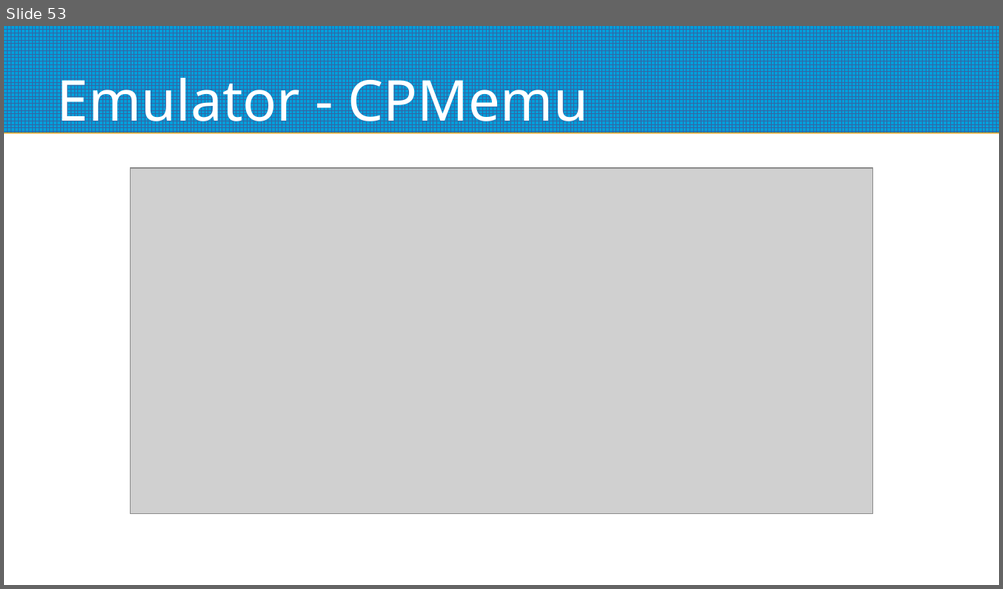
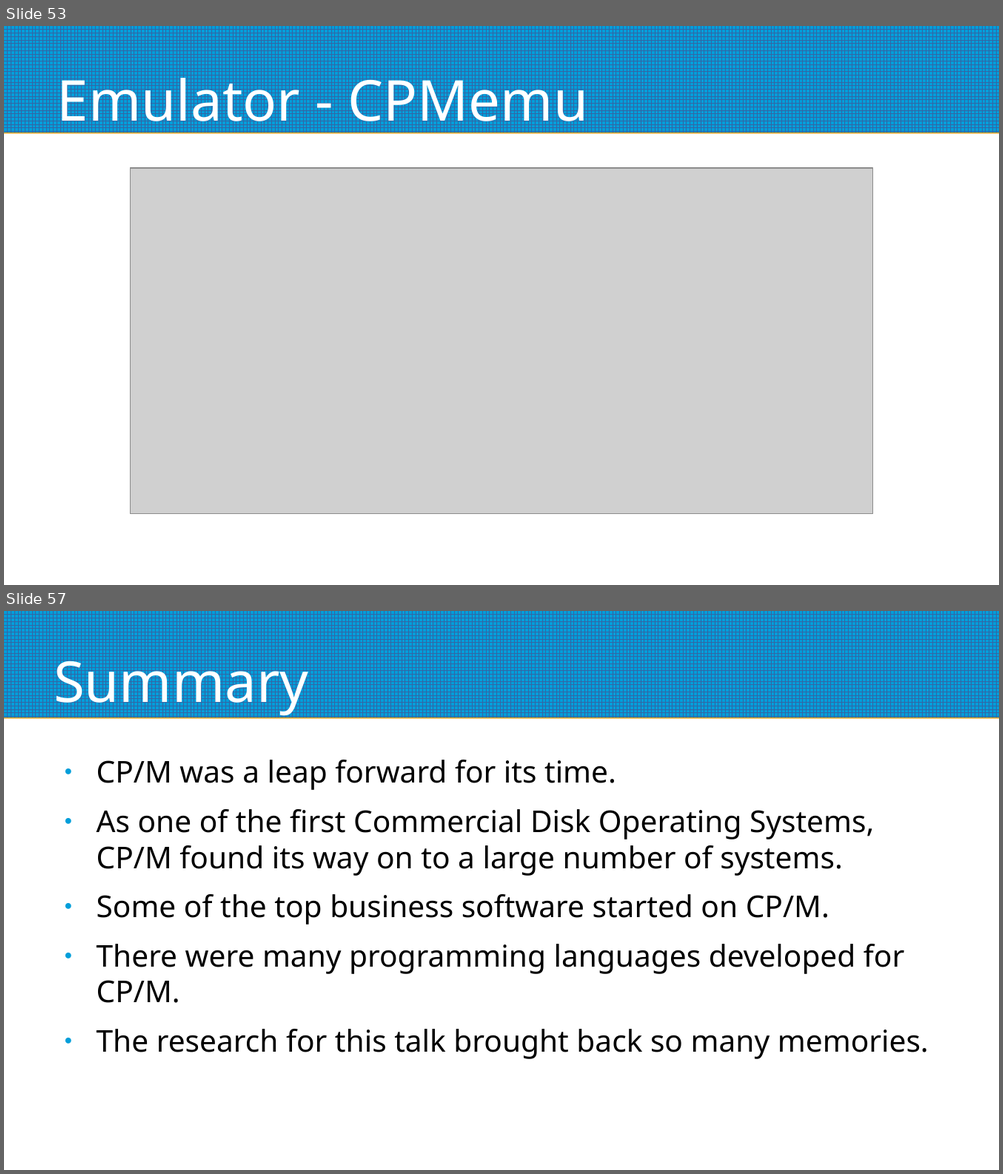
Before and after one commit to mggates39/Programming-With-CPM, a slide deck: CPM_Programming_Slides.odp. Shown one above the other, each under a label of ours: slide 53 before the commit, slides 53 and 57 after it; the slides between them are not shown. The pictures are 1003x589 and 1003x1174 pixels, drawn with LibreOffice and Linux fonts; fonts in the diff are those of the drawing; grey boxes stand for pictures. Boxes give left, top, right and bottom in pixels: in the first picture for what was removed or moved away, otherwise in the second. Text is boxed around its words. In the diff, an @@ line names an element or a change of style, - is before the commit and + after.

```diff
--- a/CPM_Programming_Slides.odp
+++ b/CPM_Programming_Slides.odp
@@ slide 57 added at [4, 611, 999, 1170], background #FFFFFF; not listed: 1 template element that a slide beside it also shows @@
@@ title added at [54, 649, 309, 717], 45 pt, text #FFFFFF @@
+Summary
@@ text added at [96, 760, 928, 1059], 24 pt, text #000000 @@
+● CP/M was a leap forward for its time.
+● As one of the first Commercial Disk Operating Systems, CP/M found its way on to a large number of systems.
+● Some of the top business software started on CP/M.
+● There were many programming languages developed for CP/M.
+● The research for this talk brought back so many memories.
```
Also in this commit, not shown: 4 slides changed, 3 other slides added, 2 slides removed.
